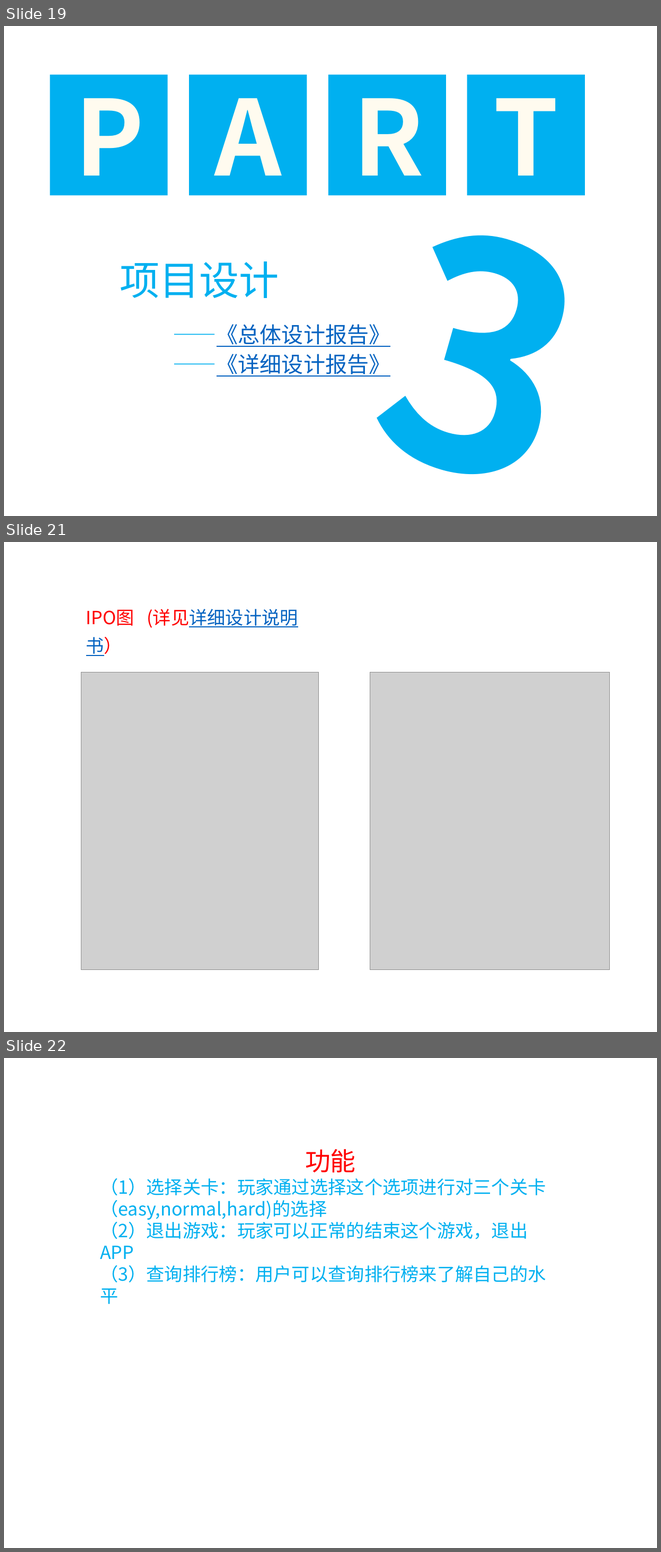
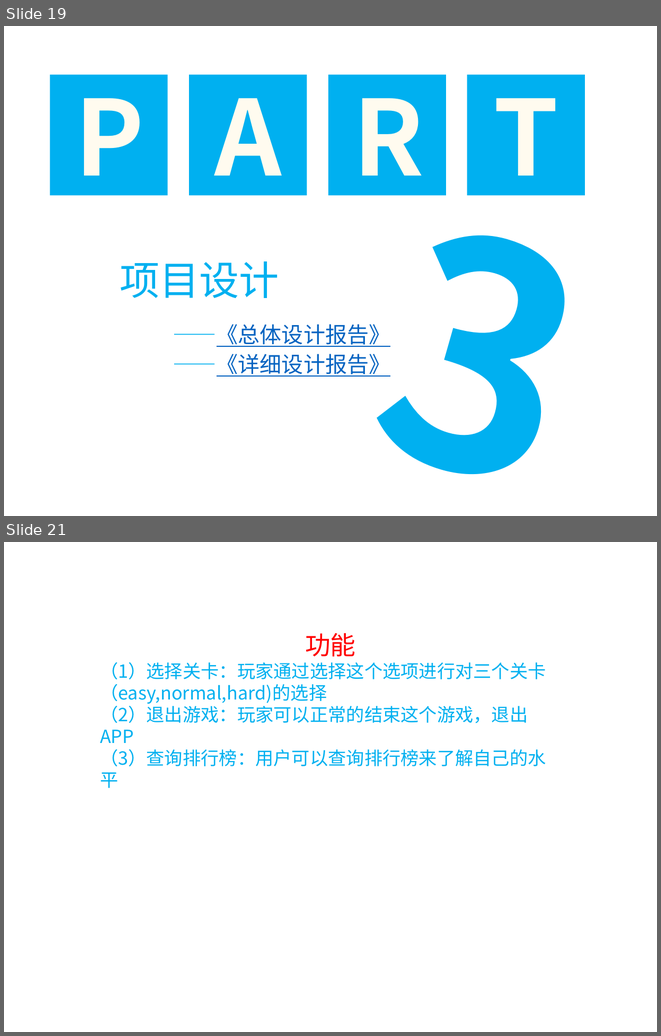
Before and after one commit to SE2018G18/SE2018-G18-Project, a slide deck: SE2018春-G18-项目总结.pptx. Shown one above the other, each under a label of ours: slides 19, 21 and 22 before the commit, slides 19 and 21 after it; the slides between them are not shown. The pictures are 661x1552 and 661x1036 pixels, drawn with LibreOffice and Linux fonts; fonts in the diff are those of the drawing; grey boxes stand for pictures; background and template pictures are left out. Boxes give left, top, right and bottom in pixels: in the first picture for what was removed or moved away, otherwise in the second. Text is boxed around its words. In the diff, an @@ line names an element or a change of style, - is before the commit and + after.

```diff
--- a/SE2018春-G18-项目总结.pptx
+++ b/SE2018春-G18-项目总结.pptx
@@ slide 21 removed at (4,542,657,1032), background picture (left out) @@
@@ text removed at (86,609,298,628) @@
-IPO图 (详见详细设计说明书）
@@ picture removed at (81,672,319,969) @@
@@ picture removed at (370,672,609,969) @@
@@ what was slide 22 is now slide 21 @@
```
Also in this commit, not shown: 5 slides changed, 2 slides added, 6 other slides removed, 10 other files.
